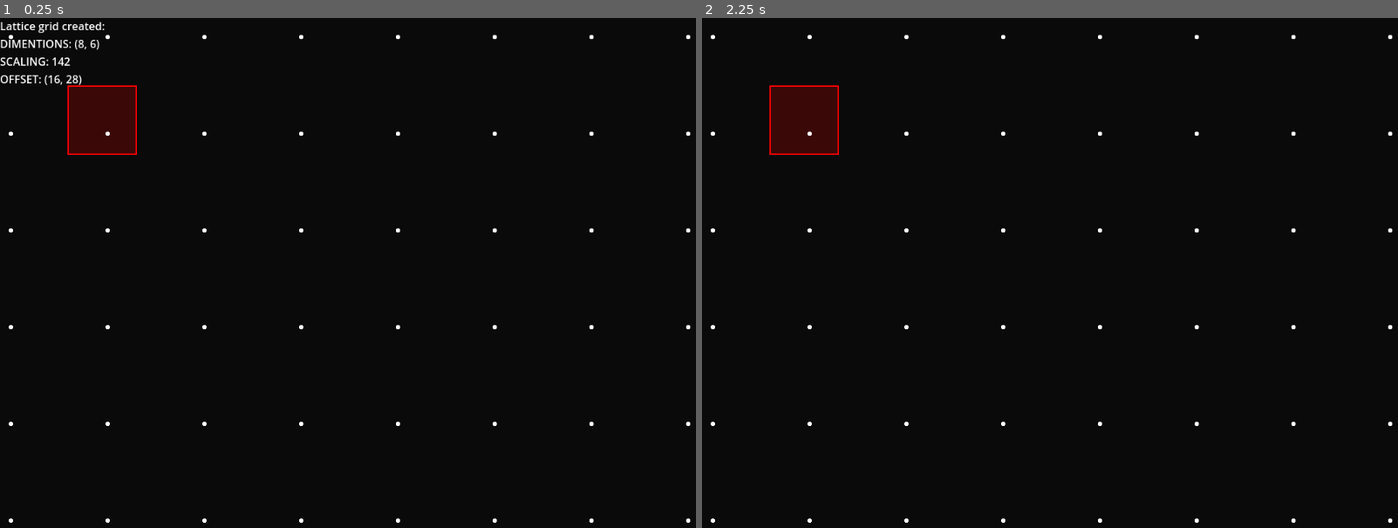
Above: before the commit, frames 1-2 (left to right).
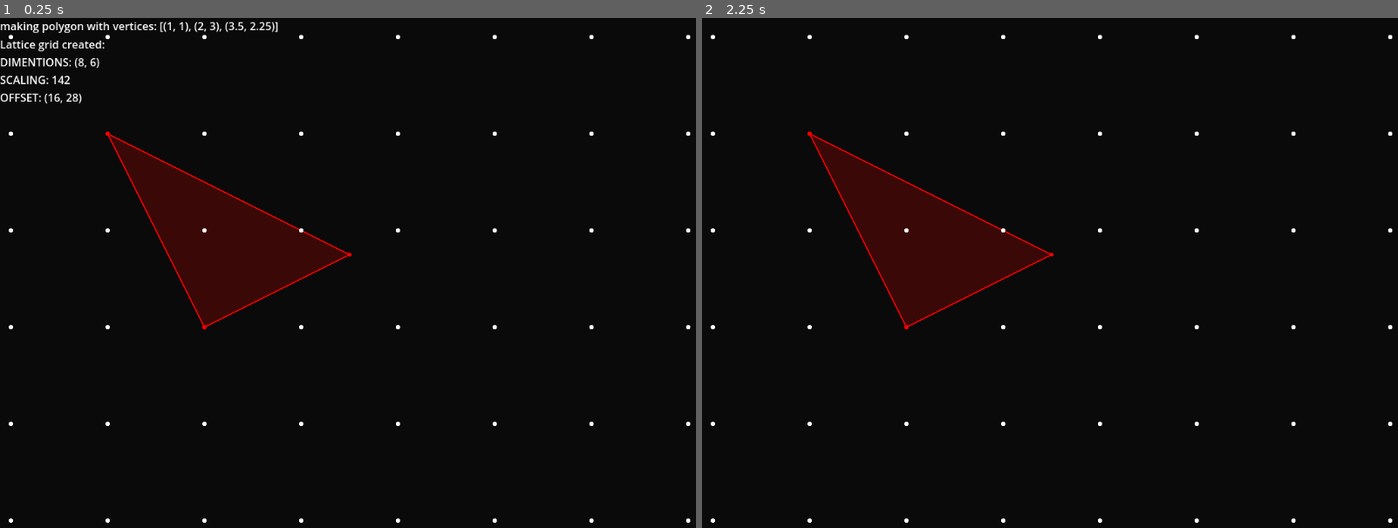
Above: after the commit, the same moments.

Repository: bigkwii/cutting-plane-game-2
Game: Godot game, scene res://scenes/testing/test.tscn
Same seed, same stepped clock (60 frames per second), same inputs: the game is played once before the commit and once after it. The project has no main scene, so this scene is started directly.
Inputs:
- Up to frame 1 (0.25 s): no input
- Up to frame 2 (2.25 s): tap Enter at 0.5, 2 s; tap Space at 1.25 s

The runs differ from the first frame. In frame 1, 7.3% of the frame differs, in the area x 0-51%, y 0-62%; in frame 2, 6.3%.

Commit message:
polygon drawn from tweakable parameter

Diff:
--- a/project.godot
+++ b/project.godot
@@ -16,7 +16,7 @@
 
 [autoload]
 
-Debug="*res://autoload/debug.gd"
+DEBUG="*res://autoload/debug.gd"
 
 [display]
 
--- a/scenes/testing/lattice_grid.gd
+++ b/scenes/testing/lattice_grid.gd
@@ -10,6 +10,7 @@
 @export var SCALING: int = 142
 ## Offset from the game origin to the grid origin. (Default value chosen to match demo)
 @export var OFFSET: Vector2 = Vector2(16, 28)
+# TODO: MAYBE MAKE THESE VARIABLES GLOBAL? AN AUTOLOAD SCRIPT WITH THE VARS AND FUNCTIONS TO CONVERT BETWEEN LATTICE AND SCREEN COORDINATES?
 
 # -- preloaded scenes --
 @onready var LATTICE_POINT_SCENE = preload("res://scenes/testing/lattice_point.tscn")
@@ -26,16 +27,16 @@
 	pass
 
 ## Adds a new lattice point at a given position (relative to grid origin)
-func _add_new_lattice_point(lattice_pos: Vector2):
+func _add_new_lattice_point(lattice_pos: Vector2) -> void:
 	var new_lattice_point = LATTICE_POINT_SCENE.instantiate()
 	new_lattice_point.lattice_position = lattice_pos # save the position ralative to the grid origin
 	new_lattice_point.position = lattice_pos * SCALING + OFFSET # scaling and offset from the game origin
 	LATTICE_POINTS.add_child(new_lattice_point)
 
 ## Makes the grid
-func _make_lattice_grid():
+func _make_lattice_grid() -> void:
 	for x in range(DIMENTIONS.x):
 		for y in range(DIMENTIONS.y):
 			_add_new_lattice_point(Vector2(x, y))
-	Debug.log("Lattice grid created:\nDIMENTIONS: %s\nSCALING: %s\nOFFSET: %s"
+	DEBUG.log("Lattice grid created:\nDIMENTIONS: %s\nSCALING: %s\nOFFSET: %s"
 			  % [DIMENTIONS, SCALING, OFFSET])
--- a/scenes/testing/lattice_point.gd
+++ b/scenes/testing/lattice_point.gd
@@ -16,7 +16,7 @@
 func _process(delta):
 	pass
 
-func _draw():
+func _draw() -> void:
 	# little white circle on top of itself
 	draw_circle(Vector2.ZERO, radius, color)
 
--- a/scenes/testing/poly_point.gd
+++ b/scenes/testing/poly_point.gd
@@ -1,8 +1,12 @@
 extends Node2D
 ## A vertex of a polygon
 
-## Position of the lattice point relative to the grid (NOT ACTUAL SCREEN / GAME POSITION)
+## Position of the poly point relative to the grid (NOT ACTUAL SCREEN / GAME POSITION)
 @export var lattice_position = Vector2(0, 0)
+## Radius of the poly point to be drawn
+@export var radius: float = 3
+## Color of the poly point
+@export var color = Color(1, 0, 0)
 
 # Called when the node enters the scene tree for the first time.
 func _ready():
@@ -15,4 +19,4 @@
 
 # draw the vertex as a little red circle
 func _draw():
-	draw_circle(lattice_position, 5, Color(1, 0, 0))
+	draw_circle(Vector2.ZERO, radius, color)
--- a/scenes/testing/polygon.gd
+++ b/scenes/testing/polygon.gd
@@ -2,35 +2,62 @@
 ## A polygon. Made out of PolyPoint nodes.
 
 # -- vars --
+## Scaling factor for the lattice points. To convert from lattice coordinates to screen coordinates. (Default value chosen to match demo)
+@export var SCALING: int = 142
+## Offset from the game origin to the grid origin. (Default value chosen to match demo)
+@export var OFFSET: Vector2 = Vector2(16, 28)
+# TODO: please just make them global variables
+
 ## The color of the polygon. Borders are solid, fill is semi-transparent.
 @export var color: Color = Color(1, 0, 0)
 
+## The verices that make up the polygon[br][br]
+## Make sure to use Lattice coordinates and to follow a CCW winding order.
+## [br][br] TODO: THIS VARIABLE NAME IS CONFUSING!!!
+@export var vertices: Array[Vector2] = []
+
 # -- child nodes --
-@onready var verts = $verts
+@onready var VERTS = $verts
 
 # -- preloaded scenes --
-var _poly_point_scene = preload("res://scenes/testing/poly_point.tscn")
+var POLY_POINT_SCENE = preload("res://scenes/testing/poly_point.tscn")
 
 # Called when the node enters the scene tree for the first time.
 func _ready():
-	# test vertices
-	for i in range(3):
-		var v = _poly_point_scene.instantiate()
-		v.pos = Vector2(100 * i, 100 * i)
-		verts.add_child(v)
+	if vertices.size() < 3:
+		DEBUG.log("polygon._ready: Polygon must have at least 3 vertices! %s given." % vertices.size())
+		return
+	_make_polygon()
 
 
 # Called every frame. 'delta' is the elapsed time since the previous frame.
 func _process(delta):
 	pass
 
-# function to instanciate a new vertex
-func _add_new_vertex(pos: Vector2):
-	var v = _poly_point_scene.instantiate()
-	v.pos = pos
-	verts.add_child(v)
+func _draw():
+	if vertices.size() < 3:
+		DEBUG.log("polygon._draw: Polygon must have at least 3 vertices! %s given." % vertices.size())
+		return
+	var points: PackedVector2Array = []
+	var colors: PackedColorArray = []
+	for vert in VERTS.get_children():
+		points.append( vert.position ) # actual position
+		colors.append( Color(color, 0.2) ) # semi-transparent fill
+	draw_polygon(points, colors)
 
-# function to remove a vertex
-func _remove_vertex(v: Node):
-	verts.remove_child(v)
-	v.queue_free()
+	points.append(points[0]) # complete round trip
+	draw_polyline(points, Color(color, 1), 2) # solid border
+
+## Instantiates a PolyPoint node for a given lattice position.
+func _add_new_vertex(lattice_pos: Vector2):
+	var new_vert = POLY_POINT_SCENE.instantiate()
+	new_vert.lattice_position = lattice_pos
+	new_vert.position = lattice_pos * SCALING + OFFSET
+	new_vert.color = color
+	VERTS.add_child(new_vert)
+
+## Instantiates all PolyPoint nodes for the given vertices.
+func _make_polygon():
+	DEBUG.log("making polygon with vertices: " + str(vertices))
+	for vert in vertices:
+		_add_new_vertex(vert)
--- a/scenes/testing/test.gd
+++ b/scenes/testing/test.gd
@@ -9,25 +9,3 @@
 # Called every frame. 'delta' is the elapsed time since the previous frame.
 func _process(delta):
 	pass
-
-# draw a square
-func _draw():
-	var points = PackedVector2Array([
-		Vector2(100, 100),
-		Vector2(200, 100),
-		Vector2(200, 200),
-		Vector2(100, 200)
-	])
-
-	var colors = PackedColorArray([
-		Color(1, 0, 0, 0.2),
-		Color(1, 0, 0, 0.2),
-		Color(1, 0, 0, 0.2),
-		Color(1, 0, 0, 0.2),
-	])
-
-	draw_polygon(points, colors)
-
-	# make a solid outline around the square
-	points.append(points[0])
-	draw_polyline(points, Color(1, 0, 0, 1), 2)
--- a/scenes/testing/test.tscn
+++ b/scenes/testing/test.tscn
@@ -1,9 +1,13 @@
-[gd_scene load_steps=3 format=3 uid="uid://clrnwpok4we7c"]
+[gd_scene load_steps=4 format=3 uid="uid://clrnwpok4we7c"]
 
 [ext_resource type="Script" path="res://scenes/testing/test.gd" id="1_ue41n"]
 [ext_resource type="PackedScene" uid="uid://dgb3ubanl7ucn" path="res://scenes/testing/lattice_grid.tscn" id="2_jog8d"]
+[ext_resource type="PackedScene" uid="uid://dnibem6i2pwss" path="res://scenes/testing/polygon.tscn" id="3_dbcd7"]
 
 [node name="test" type="Node2D"]
 script = ExtResource("1_ue41n")
 
 [node name="lattice_grid" parent="." instance=ExtResource("2_jog8d")]
+
+[node name="polygon" parent="." instance=ExtResource("3_dbcd7")]
+vertices = Array[Vector2]([Vector2(1, 1), Vector2(2, 3), Vector2(3.5, 2.25)])
Not shown, changed: NOTES.md
